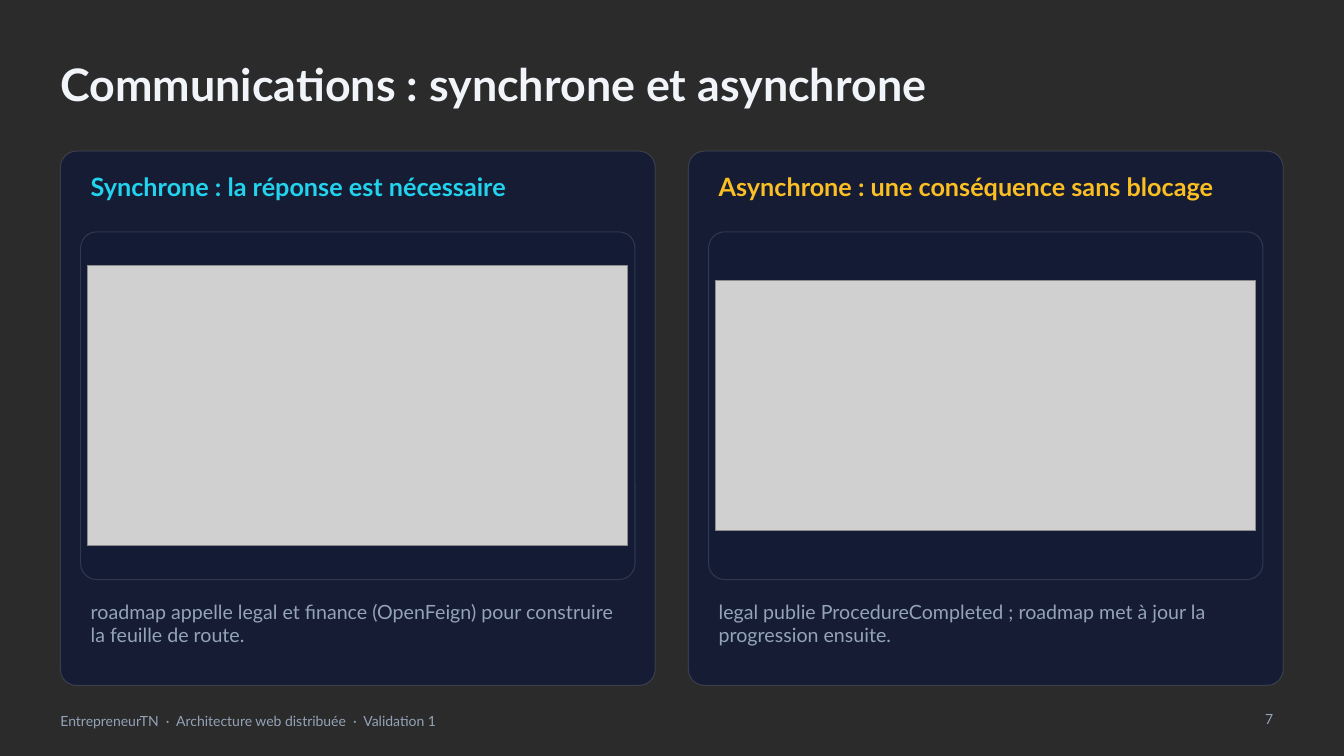
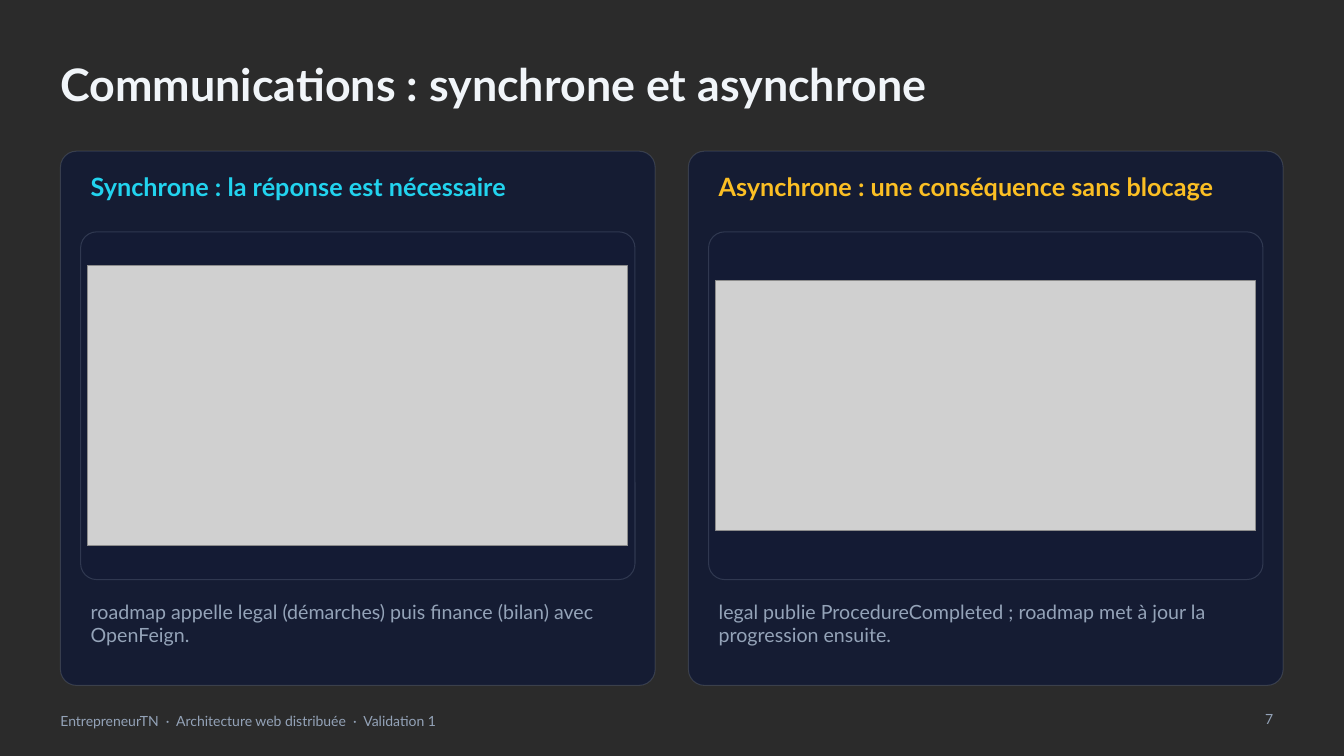
Before and after one commit to BadisBeji/EntrepreneurTN-4SSA10, a slide deck: slide 7 of Documentation/Presentation/Presentation_EntrepreneurTN.pptx. Drawn at 1344x756 pixels with LibreOffice and Linux fonts; fonts in the diff are those of the drawing; grey boxes stand for pictures; background and template pictures are left out; a plain dark background stands for a picture behind light text. Boxes give left, top, right and bottom in pixels: in the first picture for what was removed or moved away, otherwise in the second. Text is boxed around its words. In the diff, an @@ line names an element or a change of style, - is before the commit and + after.

```diff
--- a/Documentation/Presentation/Presentation_EntrepreneurTN.pptx
+++ b/Documentation/Presentation/Presentation_EntrepreneurTN.pptx
@@ text at [91,604,593,646]: text changed @@
-roadmap appelle legal et finance (OpenFeign) pour construire la feuille de route.
+roadmap appelle legal (démarches) puis finance (bilan) avec OpenFeign.
```
Also in this commit, not shown: 7 other slides changed, 13 other files.
